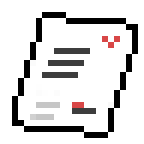
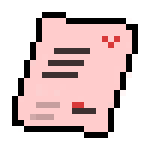
Revision of a layered 144×144 image; what changed, layer by layer:
added layer "Lager 1" (darken, 20%) above "Layer 1" over [18, 18, 138, 132]
